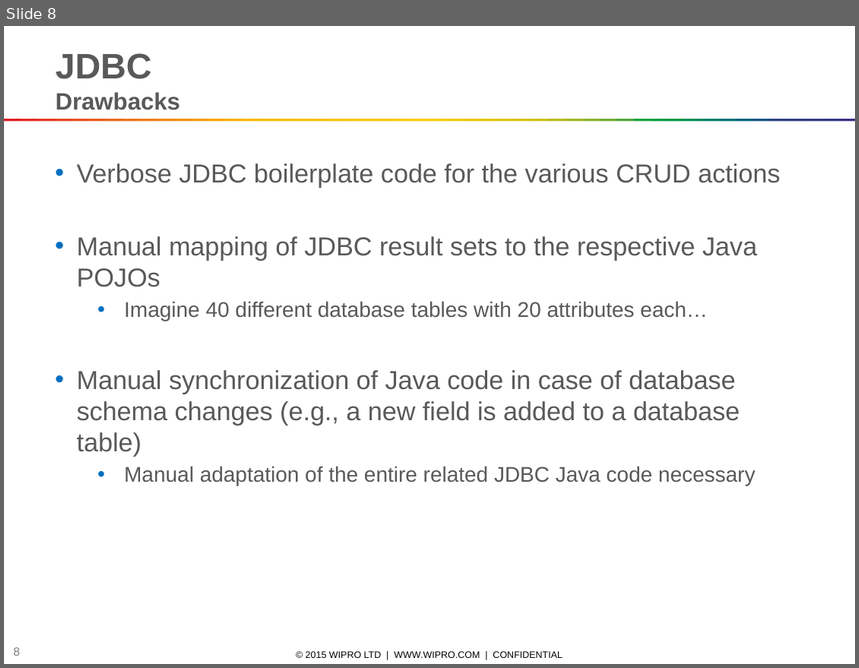
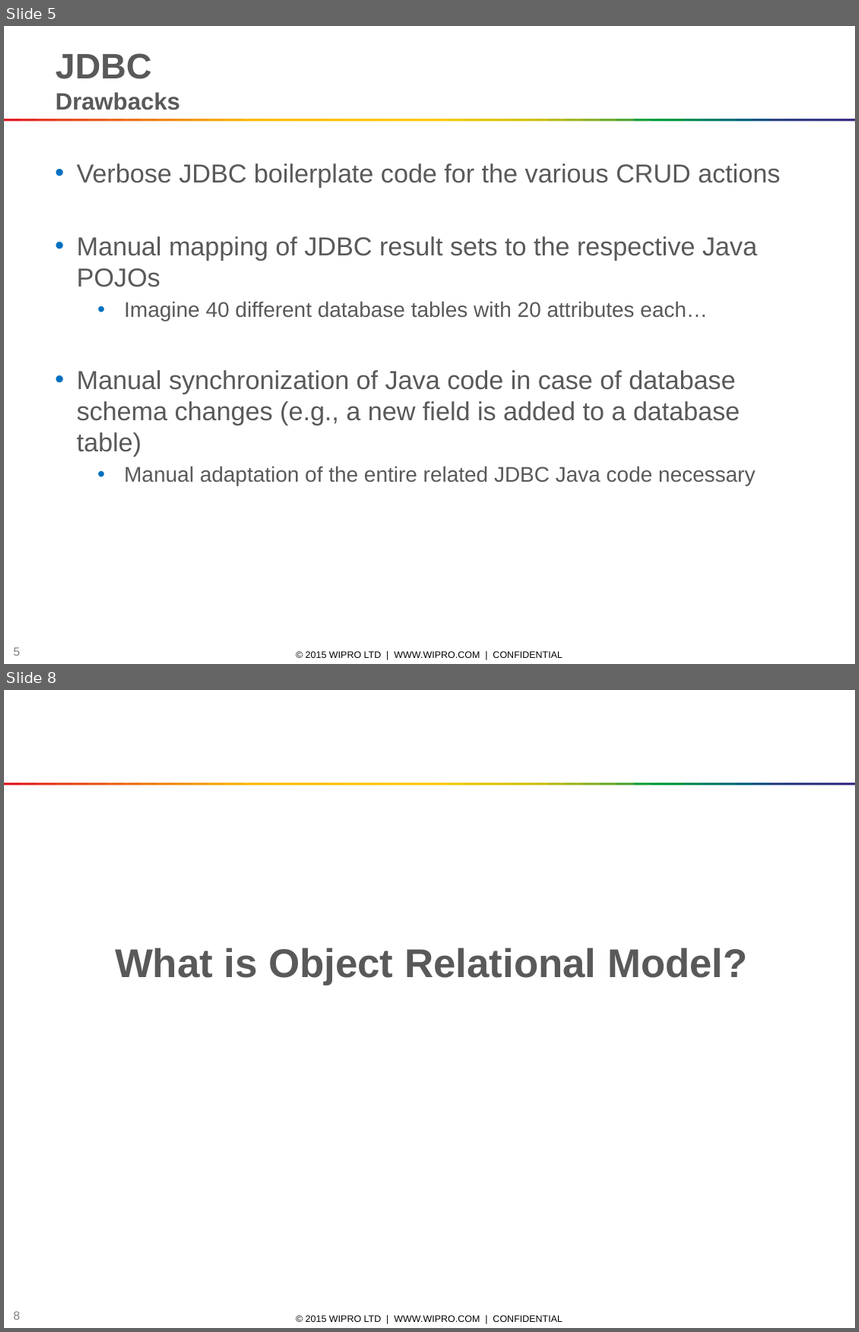
Before and after one commit to marcelsamaruga/wiproTraining, a slide deck: Java Persistence API and Hibernate.pptx. Shown one above the other, each under a label of ours: slide 8 before the commit, slides 5 and 8 after it; the slides between them are not shown. The pictures are 859x668 and 859x1332 pixels, drawn with LibreOffice and Linux fonts; fonts in the diff are those of the drawing; background and template pictures are left out. Boxes give left, top, right and bottom in pixels: in the first picture for what was removed or moved away, otherwise in the second. Text is boxed around its words. In the diff, an @@ line names an element or a change of style, - is before the commit and + after.

```diff
--- a/Java Persistence API and Hibernate.pptx
+++ b/Java Persistence API and Hibernate.pptx
@@ slide 8 added at [4,690,855,1328], background #FFFFFF; not listed: 53 template elements that a slide beside it also shows @@
@@ rectangle added at [4,751,855,778], fill #FFFFFF @@
@@ text added at [115,948,748,986], 34 pt, text #595959, bold @@
+What is Object Relational Model?
@@ what was slide 8 is now slide 5 @@
@@ page number at [13,648,20,656]: text changed @@
-8
+5
```
Also in this commit, not shown: 1 slide changed, 2 other slides added, 3 slides removed, 2 other files.
